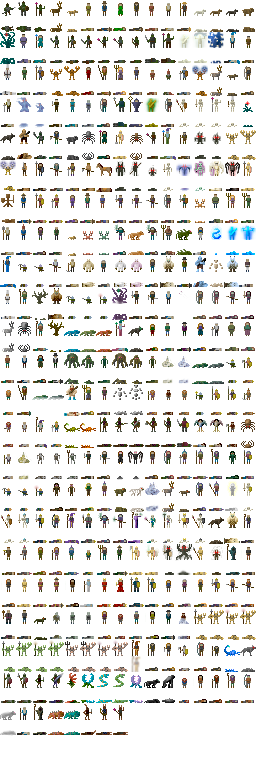
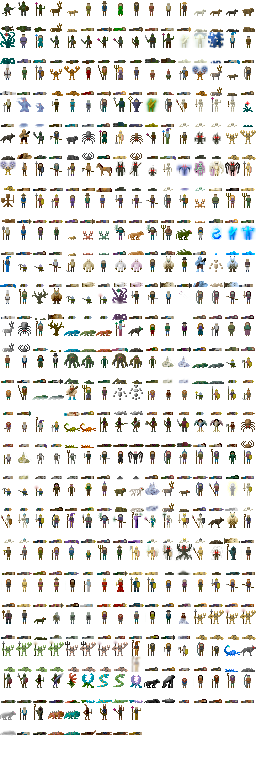
Two versions of the same layered image (256x768). Layer-by-layer changes:
painted on "Background" over <box>129,706,142,735</box>
